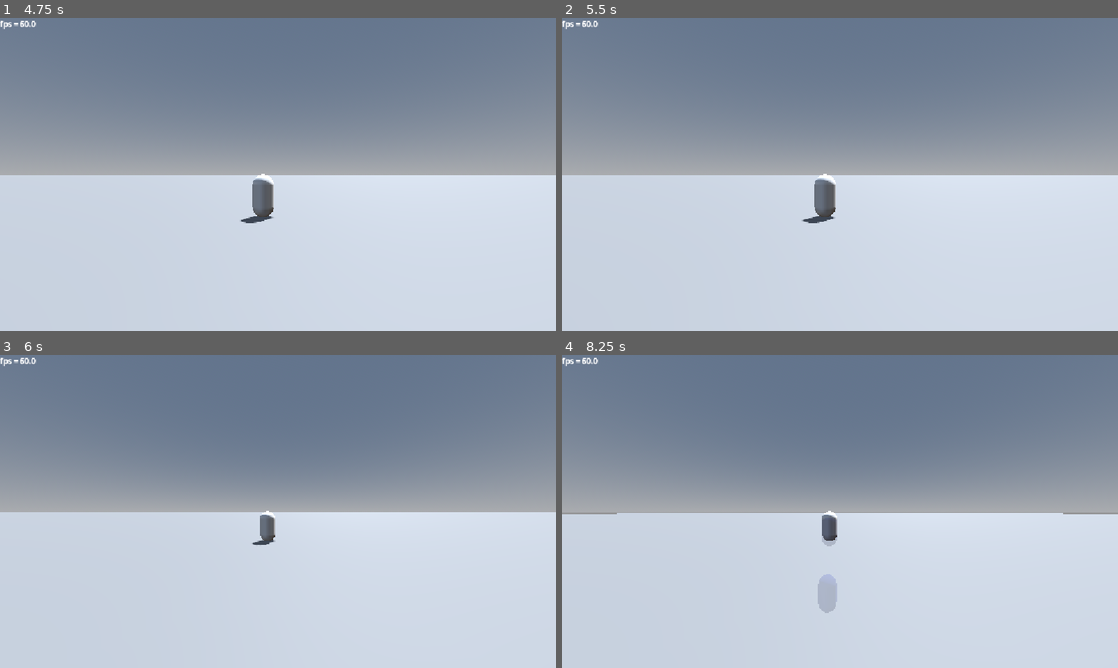
Above: before the commit, frames 1-4 (two rows, left to right).
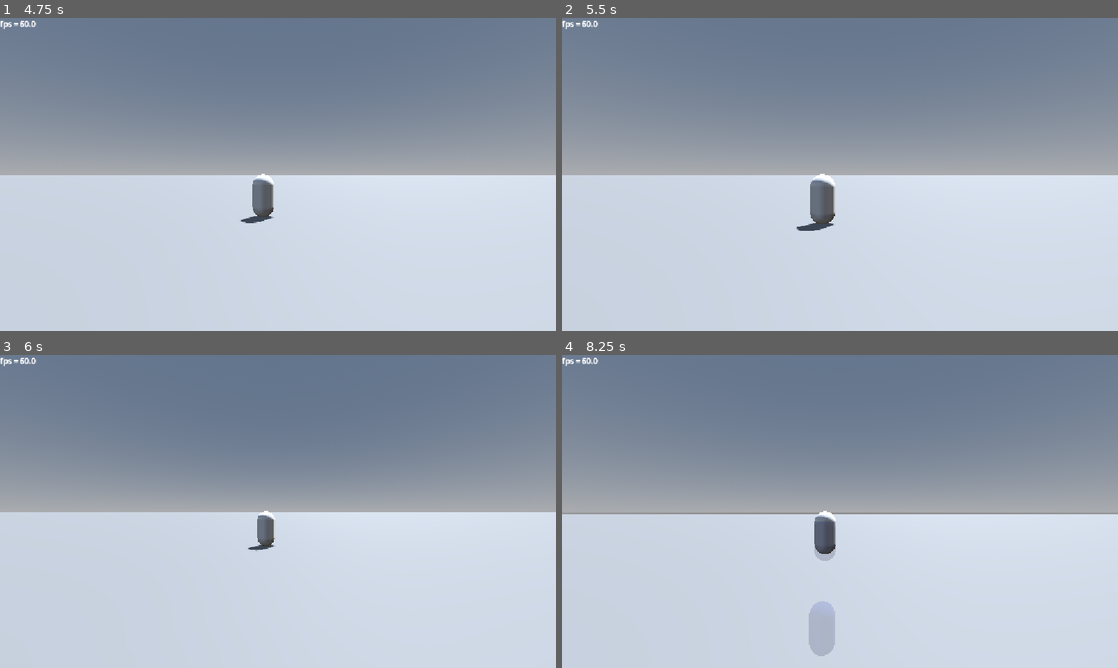
Above: after the commit, the same moments.

Repository: mrgarso/azure-latch
Game: Godot game, scene res://scenes/main_menu.tscn
Same seed, same stepped clock (60 frames per second), same inputs: the game is played once before the commit and once after it. The engine's default icon, where the game draws it, is replaced by a stand-in: a white triangle on a blue panel in a dark square.
Inputs (mouse positions are in pixels of both pictures, inside the frame that each line leads up to):
- Up to frame 1 (4.75 s): click (189, 133) at 0.52 s; type "12" at 0.6 s; click (366, 133) at 0.75 s; type "12" at 0.83 s; click "PLAY" at 1.25 s; tap Enter at 2 s; move the mouse to (400, 158) at 2.02 s; tap 1 (1) at 2.1 s; tap A (a) at 2.3, 2.85 s; move the mouse to (166, 190) at 2.77 s; tap D (d) at 3.05, 3.6 s; move the mouse to (333, 105) at 3.52 s; tap E (e) at 3.8, 4.35 s; tap Space (space) at 4.25 s; move the mouse to (250, 237) at 4.27 s; click (250, 237) at 4.55 s
- Up to frame 2 (5.5 s): tap Enter at 5 s; move the mouse to (1006, 221) at 5.02 s; press the mouse at (1006, 221) at 5.03 s; right-click (1006, 221) at 5.3 s
- Up to frame 3 (6 s): move the mouse to (111, 464) at 5.77 s; release the mouse at (111, 464) at 5.78 s; right-click (111, 464) at 5.85 s
- Up to frame 4 (8.25 s): tap S (s) at 6.05, 6.6 s; move the mouse to (867, 511) at 6.52 s; tap W (w) at 6.8, 7.35 s; tap Space (space) at 7.25 s; move the mouse to (756, 433) at 7.27 s; tap 1 (1) at 7.55, 8.1 s; move the mouse to (962, 495) at 8.02 s

Frame 1 is identical in both runs. In frame 2, 0.4% of the frame differs, in the area x 42-50%, y 49-68%; in frame 3, 0.2%; in frame 4, 1.7%, in the area x 9-91%, y 49-97%.

Commit message:
acomodamiento general y arreglo de fov change

Diff:
--- a/scenes/map.tscn
+++ b/scenes/map.tscn
@@ -94,3 +94,9 @@
 transform = Transform3D(1, 0, 0, 0, 1, 0, 0, 0, 1, 19.626486, 3.0537367, 0)
 mode = "dummy"
 team = "b"
+speed = null
+speed_on_ball = null
+accel = null
+frict = null
+jump_speed = null
+gravity = null
--- a/scripts/player.gd
+++ b/scripts/player.gd
@@ -82,7 +82,10 @@
 	move_and_slide()
 
 func tackled(perpetrator : Player = null, ragdoll := 80.0) -> void:
+	SB.fov_change(self, 120, 90, 0.1)
 	if perpetrator: perpetrator.ball = ball
 	ball = null
-	if perpetrator: SB.velocity(self, true, global_position.direction_to(perpetrator.global_position) * ragdoll)
-	else:SB.velocity(self, true, Vector3(0,0,ragdoll))
+	if perpetrator: SB.velocity(self, true, global_position.direction_to(perpetrator.global_position) * ragdoll, 0.5, 0.92, 40.0, true)
+	else:SB.velocity(self, true, Vector3(0,0,ragdoll), 0.5, 0.92, 40.0, true)
+	SB.fov_change(self, 90, 70, 0.2)
+	await SB.wait(1)
--- a/scripts/skills/movement.gd
+++ b/scripts/skills/movement.gd
@@ -5,24 +5,31 @@
 func _unhandled_key_input(event: InputEvent) -> void:
 	if !player.using_move and player.mode == "player":
 		if Input.is_action_just_pressed("e"):
-			var dir := Input.get_axis("a","d")
-			if dir == 0:
-				player.using_move = true
-				var tackle_duration := 0.5
-				SB.velocity(get_parent(), true, Vector3(0,1,-6), tackle_duration, 0.923)
-				var enemy_tackled := SB.hitbox_detailed_list
-				for i in int(Engine.physics_ticks_per_second * tackle_duration):
-					if player.ball == null and enemy_tackled["collided"] != null:
-						if enemy_tackled["collided"].ball != null:
-							var target = enemy_tackled["collided"] as Player
-							target.tackled(player, 80)
-					enemy_tackled = await SB.hitbox_detailed(player, Vector3.ONE * 5, Vector3.ZERO, \
-					(Engine.time_scale / Engine.physics_ticks_per_second) * 1, SB.HitboxTargets.PLAYERS, \
-					true, false, false, true)
-					if player.ball != null: break
-					#print(enemy_tackled)
+			tackle_and_dash()
 
-				SB.clear_velocities(player)
-				player.using_move = false
-				return
-			SB.velocity(get_parent(), true, Vector3(dir * 5,0,0), 0.1, 0.8, 40.0, true)
+func tackle_and_dash(reset_position := false) -> void:
+	var init_pos := player.global_position
+	var dir := Input.get_axis("a","d")
+	if dir == 0:
+		player.using_move = true
+		var tackle_duration := 0.9
+		SB.velocity(get_parent(), true, Vector3(0,1,-6), tackle_duration, 0.923)
+		var enemy_tackled := SB.hitbox_detailed_list
+		for i in int(Engine.physics_ticks_per_second * tackle_duration):
+			if player.ball == null and enemy_tackled["collided"] != null:
+				if enemy_tackled["collided"].ball != null:
+					#TACKLEADA PASA AQUI <--------------------------------
+					SB.fov_change(player, 80, 70, 0.6, SB.Interp.EXPO_IN)
+					var target = enemy_tackled["collided"] as Player
+					SB.velocity(player, true, Vector3(0,0,-1), 0.4, 0.9, 40.0, true)
+					target.tackled(player, 2)
+			enemy_tackled = await SB.hitbox_detailed(player, Vector3.ONE * 5, Vector3.ZERO, \
+			(Engine.time_scale / Engine.physics_ticks_per_second) * 1, SB.HitboxTargets.PLAYERS, \
+			true, false, false, true)
+			if player.ball != null: break
+			#print(enemy_tackled)
+		if reset_position: player.global_position = init_pos
+		SB.clear_velocities(player)
+		player.using_move = false
+		return
+	SB.velocity(get_parent(), true, Vector3(dir * 5,0,0), 0.1, 0.8, 40.0, true)
--- a/scripts/skills/skill_builder.gd
+++ b/scripts/skills/skill_builder.gd
@@ -81,14 +81,37 @@
 		return
 	multi.multimesh.instance_count = multi.multimesh.visible_instance_count
 
-func fov_change(target: Player, from := 70, to := 70, duration := 1.0) -> void:
-	for i in get_tree().get_processed_tweens():
-		if i.is_valid():
-			i.kill()
-	var tween := create_tween()
+enum Interp { CONST, LINEAR, SINE_IN, SINE_OUT, SINE_IN_OUT, EXPO_IN, EXPO_OUT, EXPO_IN_OUT }
+
+func apply_interp(kind: Interp, t: float) -> float:
+	match kind:
+		Interp.CONST:       return 1.0 if t >= 1.0 else 0.0
+		Interp.LINEAR:      return t
+		Interp.SINE_IN:     return 1.0 - cos(t * PI / 2.0)
+		Interp.SINE_OUT:    return sin(t * PI / 2.0)
+		Interp.SINE_IN_OUT: return -(cos(PI * t) - 1.0) / 2.0
+		Interp.EXPO_IN:     return 0.0 if t <= 0.0 else pow(2.0, 10.0 * t - 10.0)
+		Interp.EXPO_OUT:    return 1.0 if t >= 1.0 else 1.0 - pow(2.0, -10.0 * t)
+		Interp.EXPO_IN_OUT:
+			if t <= 0.0: return 0.0
+			if t >= 1.0: return 1.0
+			if t < 0.5:  return pow(2.0, 20.0 * t - 10.0) / 2.0
+			return (2.0 - pow(2.0, -20.0 * t + 10.0)) / 2.0
+	return t
+
+func fov_change(target: Player, from := 70.0, to := 70.0, duration := 1.0, kind := Interp.LINEAR) -> void:
 	var camera: Camera3D = target.get_node("shoulder/SpringArm3D/Camera3D")
+	if camera.has_meta("fov_tween"):
+		var old: Tween = camera.get_meta("fov_tween")
+		if old and old.is_valid():
+			old.kill()
 	camera.fov = from
-	tween.tween_property(camera, "fov", to, duration)
+	var tween := create_tween()
+	camera.set_meta("fov_tween", tween)
+	tween.tween_method(
+		func(t: float): camera.fov = lerpf(from, to, apply_interp(kind, t)),
+		0.0, 1.0, duration
+	)
 
 func screen_flash(target: Player, color := Color(1,1,1,1), duration := 1.0) -> void:
 	var screen: CanvasLayer = target.get_node("screen_effects")
